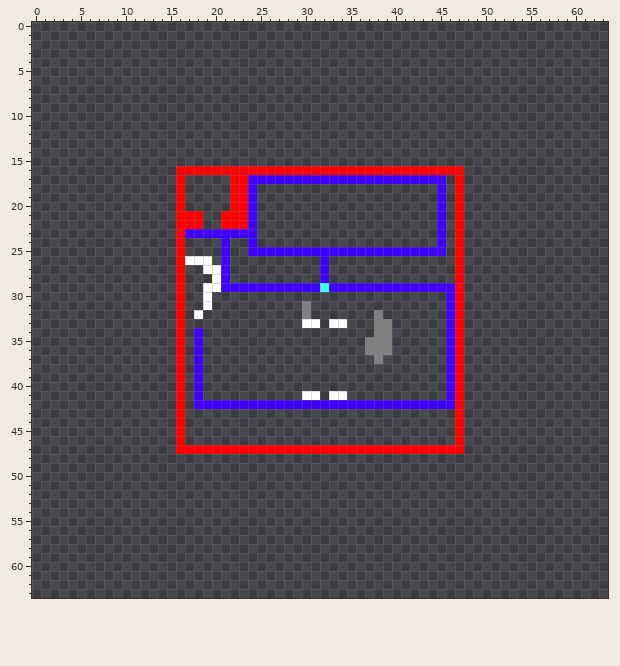
Pixel-art sprite -- res/images/levels/dev_level_3.png. Above is the file before it was changed.
The file is 64x64 pixels.
After the commit:
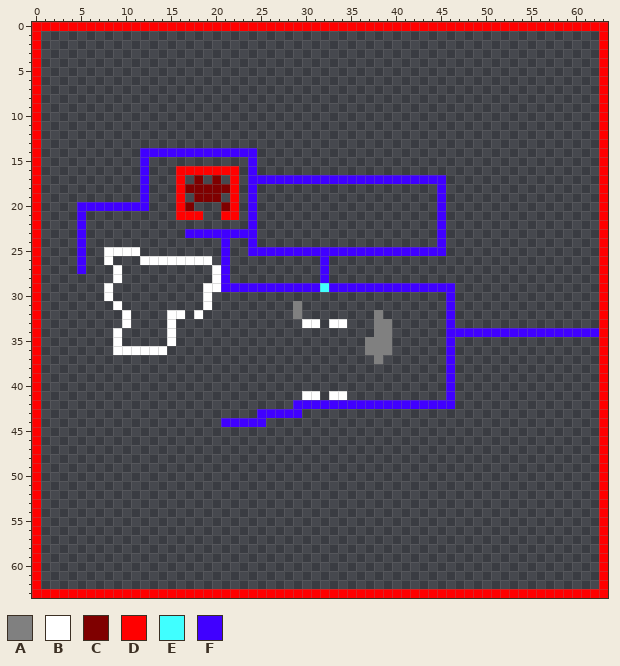
Palette (. is transparent): A #808080  B #ffffff  C #7f0000  D #ff0000  E #40ffff  F #4000ff
From old to new:
@@ x 0..63 @@
- 0 ................................................................
- 1 ................................................................
- 2 ................................................................
- 3 ................................................................
- 4 ................................................................
- 5 ................................................................
- 6 ................................................................
- 7 ................................................................
- 8 ................................................................
- 9 ................................................................
-10 ................................................................
-11 ................................................................
-12 ................................................................
-13 ................................................................
-14 ................................................................
-15 ................................................................
-16 ................DDDDDDDDDDDDDDDDDDDDDDDDDDDDDDDD................
-17 ................D.....DDFFFFFFFFFFFFFFFFFFFFFF.D................
-18 ................D.....DDF....................F.D................
-19 ................D.....DDF....................F.D................
-20 ................D.....DDF....................F.D................
-21 ................DDD..DDDF....................F.D................
-22 ................DDD..DDDF....................F.D................
-23 ................DFFFFFFFF....................F.D................
-24 ................D....F..F....................F.D................
-25 ................D....F..FFFFFFFFFFFFFFFFFFFFFF.D................
-26 ................DBBB.F..........F..............D................
-27 ................D..BBF..........F..............D................
-28 ................D...BF..........F..............D................
-29 ................D..BBFFFFFFFFFFFEFFFFFFFFFFFFFFD................
-30 ................D..B..........................FD................
-31 ................D..B..........A...............FD................
-32 ................D.B...........A.......A.......FD................
-33 ................D.............BB.BB...AA......FD................
-34 ................D.F...................AA......FD................
-35 ................D.F..................AAA......FD................
-36 ................D.F..................AAA......FD................
-37 ................D.F...................A.......FD................
-38 ................D.F...........................FD................
-39 ................D.F...........................FD................
-40 ................D.F...........................FD................
-41 ................D.F...........BB.BB...........FD................
-42 ................D.FFFFFFFFFFFFFFFFFFFFFFFFFFFFFD................
-43 ................D..............................D................
-44 ................D..............................D................
-45 ................D..............................D................
-46 ................D..............................D................
-47 ................DDDDDDDDDDDDDDDDDDDDDDDDDDDDDDDD................
-48 ................................................................
-49 ................................................................
-50 ................................................................
-51 ................................................................
-52 ................................................................
-53 ................................................................
-54 ................................................................
-55 ................................................................
-56 ................................................................
-57 ................................................................
-58 ................................................................
-59 ................................................................
-60 ................................................................
-61 ................................................................
-62 ................................................................
-63 ................................................................
+ 0 DDDDDDDDDDDDDDDDDDDDDDDDDDDDDDDDDDDDDDDDDDDDDDDDDDDDDDDDDDDDDDDD
+ 1 D..............................................................D
+ 2 D..............................................................D
+ 3 D..............................................................D
+ 4 D..............................................................D
+ 5 D..............................................................D
+ 6 D..............................................................D
+ 7 D..............................................................D
+ 8 D..............................................................D
+ 9 D..............................................................D
+10 D..............................................................D
+11 D..............................................................D
+12 D..............................................................D
+13 D..............................................................D
+14 D...........FFFFFFFFFFFFF......................................D
+15 D...........F...........F......................................D
+16 D...........F...DDDDDDD.F......................................D
+17 D...........F...D.C.C.D.FFFFFFFFFFFFFFFFFFFFFF.................D
+18 D...........F...DCCCCCD.F....................F.................D
+19 D...........F...D.CCC.D.F....................F.................D
+20 D....FFFFFFFF...DC...CD.F....................F.................D
+21 D....F..........DDD..DD.F....................F.................D
+22 D....F..................F....................F.................D
+23 D....F...........FFFFFFFF....................F.................D
+24 D....F...............F..F....................F.................D
+25 D....F..BBBB.........F..FFFFFFFFFFFFFFFFFFFFFF.................D
+26 D....F..B...BBBBBBBB.F..........F..............................D
+27 D....F...B..........BF..........F..............................D
+28 D........B..........BF..........F..............................D
+29 D.......B..........BBFFFFFFFFFFFEFFFFFFFFFFFFFF................D
+30 D.......B..........B..........................F................D
+31 D........B.........B.........A................F................D
+32 D.........B....BB.B..........A........A.......F................D
+33 D.........B....B..............BB.BB...AA......F................D
+34 D........B.....B......................AA......FFFFFFFFFFFFFFFFFD
+35 D........B.....B.....................AAA......F................D
+36 D........BBBBBB......................AAA......F................D
+37 D.....................................A.......F................D
+38 D.............................................F................D
+39 D.............................................F................D
+40 D.............................................F................D
+41 D.............................BB.BB...........F................D
+42 D............................FFFFFFFFFFFFFFFFFF................D
+43 D........................FFFFF.................................D
+44 D....................FFFFF.....................................D
+45 D..............................................................D
+46 D..............................................................D
+47 D..............................................................D
+48 D..............................................................D
+49 D..............................................................D
+50 D..............................................................D
+51 D..............................................................D
+52 D..............................................................D
+53 D..............................................................D
+54 D..............................................................D
+55 D..............................................................D
+56 D..............................................................D
+57 D..............................................................D
+58 D..............................................................D
+59 D..............................................................D
+60 D..............................................................D
+61 D..............................................................D
+62 D..............................................................D
+63 DDDDDDDDDDDDDDDDDDDDDDDDDDDDDDDDDDDDDDDDDDDDDDDDDDDDDDDDDDDDDDDD
